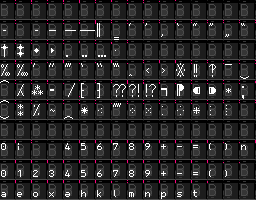
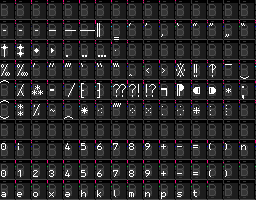
Before/after of a 256 × 200 layered artwork. What changed in the layer stack:
painted on "widths" over [15, 26, 256, 187]
painted on "Layer 1" over [15, 0, 256, 200]
